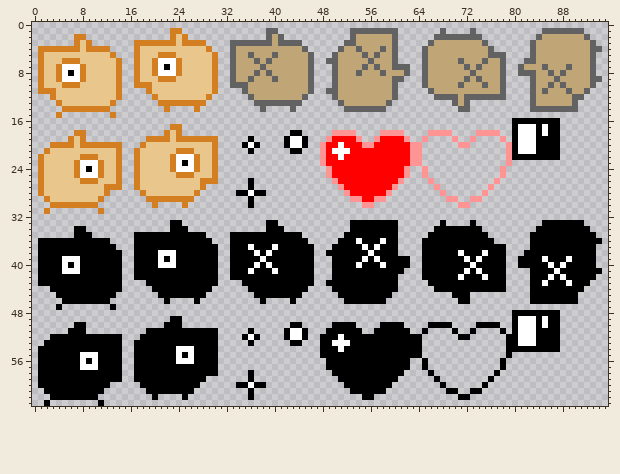
Edited in one commit: sprite sheet (gd_ino/assets/images/player.png). This is how it looked before the edit.
The file is 384x256 pixels, drawn in blocks of 4x4; one block is one cell here.
The result:
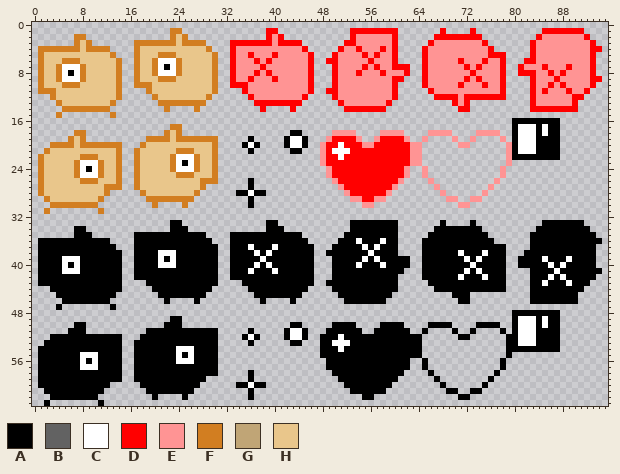
Palette (. is transparent): A #000000  B #626262  C #ffffff  D #ff0000  E #ff9494  F #d27e21  G #c0a576  H #e9c68b
From old to new:
y 1: x 39..40 BB -> DD; x 53..60 BBBBBBBB -> DDDDDDDD; x 68 B -> D; x 73 B -> D; x 85..91 BBBBBBB -> DDDDDDD
y 2: x 39..41 BGB -> DED; x 53..60 BGGGGGGB -> DEEEEEED; x 67..74 BBBBBBBB -> DDDDDDDD; x 84..92 BGGGGGGGB -> DEEEEEEED
y 3: x 33..44 BBBBBBBGBBBB -> DDDDDDDEDDDD; x 52..60 BBGGGGGGB -> DDEEEEEED; x 66..75 BGGGGGGGGB -> DEEEEEEEED; x 83..93 BGGGGGGGGGB -> DEEEEEEEEED
y 4: x 33..45 BGGGGGGGGGGGB -> DEEEEEEEEEEED; x 51..60 BGGBGGGBGB -> DEEDEEEDED; x 65..76 BGGGGGGGGGGB -> DEEEEEEEEEED; x 83..94 BGGGGGGGGGBB -> DEEEEEEEEEDD
y 5: x 33..46 BGGBGGGBGGGGGB -> DEEDEEEDEEEEED; x 50..60 BGGGGBGBGGB -> DEEEEDEDEED; x 65..78 BGGGGGGGGGGBBB -> DEEEEEEEEEEDDD; x 83..93 BGGGGGGGGGB -> DEEEEEEEEED
y 6: x 33..46 BGGGBGBGGGGGGB -> DEEEDEDEEEEEED; x 49..60 BBGGGGGBGGGB -> DDEEEEEDEEED; x 65..78 BGGGGGBGGGBGGB -> DEEEEEDEEEDEED; x 82..93 BBGGGGGGGGGB -> DDEEEEEEEEED
y 7: x 33..46 BGGGGBGGGGGGGB -> DEEEEDEEEEEEED; x 50..62 BGGGGBGBGGBBB -> DEEEEDEDEEDDD; x 65..78 BGGGGGGBGBGGGB -> DEEEEEEDEDEEED; x 81..93 BGGGBGGGBGGGB -> DEEEDEEEDEEED
y 8: x 33..46 BGGGBGBGGGGGGB -> DEEEDEDEEEEEED; x 50..62 BGGGBGGGBGGGB -> DEEEDEEEDEEED; x 65..78 BGGGGGGGBGGGGB -> DEEEEEEEDEEEED; x 81..93 BBBGGBGBGGGGB -> DDDEEDEDEEEED
y 9: x 33..46 BGGBGGGBGGGGGB -> DEEDEEEDEEEEED; x 50..61 BGGGGGGGGGBB -> DEEEEEEEEEDD; x 65..78 BGGGGGGBGBGGGB -> DEEEEEEDEDEEED; x 83..94 BGGGBGGGGGBB -> DEEEDEEEEEDD
y 10: x 33..46 BBBGGGGGGGGGGB -> DDDEEEEEEEEEED; x 50..60 BGGGGGGGGGB -> DEEEEEEEEED; x 65..78 BGGGGGBGGGBGGB -> DEEEEEDEEEDEED; x 83..93 BGGBGBGGGGB -> DEEDEDEEEED
y 11: x 35..46 BGGGGGGGGGGB -> DEEEEEEEEEED; x 49..60 BBGGGGGGGGGB -> DDEEEEEEEEED; x 66..78 BGGGGGGGGGGGB -> DEEEEEEEEEEED; x 83..92 BGBGGGBGGB -> DEDEEEDEED
y 12: x 36..45 BGGGGGGGGB -> DEEEEEEEED; x 50..60 BGGGGGGGGGB -> DEEEEEEEEED; x 67..78 BBBBGBBBBBBB -> DDDDEDDDDDDD; x 83..91 BGGGGGGBB -> DEEEEEEDD
y 13: x 37..44 BBBBBBBB -> DDDDDDDD; x 51..59 BGGGGGGGB -> DEEEEEEED; x 70..72 BGB -> DED; x 83..90 BGGGGGGB -> DEEEEEED
y 14: x 38 B -> D; x 43 B -> D; x 52..58 BBBBBBB -> DDDDDDD; x 71..72 BB -> DD; x 83..90 BBBBBBBB -> DDDDDDDD
Boxes around the changes in both pictures, in picture pixels (x1, y1, x2, y2):
changed: (230, 28, 602, 112)
